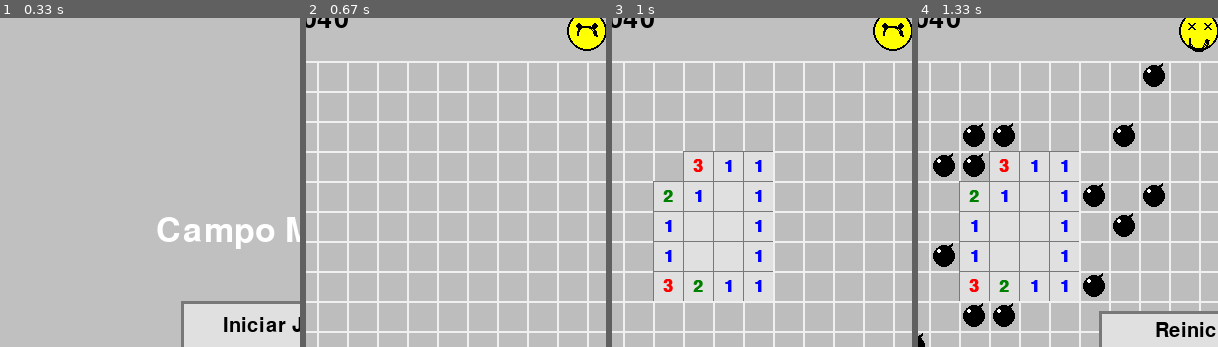
Above: before the commit, frames 1-4 (left to right).
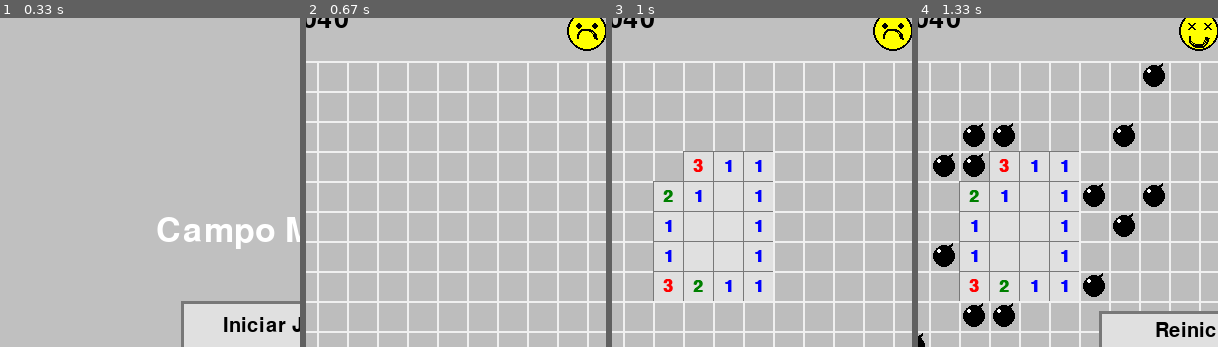
Above: after the commit, the same moments.

Repository: LeonardoMachado1/pygame
Game: pygame game, started from jogo_cg.py
The game is run twice, just before and just after one commit, with the same random seed, the same clock (stepped at 60 frames per second) and the same inputs.
Inputs (mouse positions are % of the whole screen's width and height, from its top left):
- Up to frame 1 (0.33 s): no input
- Up to frame 2 (0.67 s): click (50, 50) at 0.38 s
- Up to frame 3 (1 s): click (19, 35) at 0.72 s
- Up to frame 4 (1.33 s): click (65, 15) at 1.05 s
The pictures show only the part of the screen within x 3-53%, y 2-52%; the shares and areas given below are measured in that part.

Frame 1 is identical in both runs. In frame 2, 0.1% of the frame differs, in the area x 90-98%, y 2-7%; in frame 3, 0.1%; in frame 4, 0.1%, in the area x 90-98%, y 5-11%.

Commit message:
Fixing smiley face. The smile was out of the face when you're dead and too close to the eyes when you're not dead.

Diff:
--- a/jogo_cg.py
+++ b/jogo_cg.py
@@ -7,6 +7,7 @@
 SCREEN_HEIGHT = GRID_SIZE * CELL_SIZE + UI_HEIGHT
 
 class Cell:
+    # Inicializar uma célula na posição (x, y) no grid
     def __init__(self, x, y):
         self.x = x
         self.y = y
@@ -17,12 +18,14 @@
         self.neighbor_mines = 0
         self.reveal_progress = 0
 
+    # Para desenhar o ícone de bomba na célula
     def draw_bomb_icon(self, surface):
         center = self.rect.center
         pygame.draw.circle(surface, BLACK, center, CELL_SIZE // 3 + 1)
         pygame.draw.line(surface, BLACK, (center[0] + 3, center[1] - 8), (center[0] + 8, center[1] - 12), 3)
         pygame.draw.circle(surface, WHITE, (center[0] - 5, center[1] - 5), 2)
 
+    # Desenhar a célula (revelada, oculta, com bandeira, bomba etc.)
     def draw(self, surface, font, game_over=False, mine_clicked=False, dt=0):
         if self.is_revealed:
             if self.reveal_progress < 1:
@@ -66,10 +69,12 @@
             pygame.draw.line(surface, COLOR_MINE, self.rect.topright, self.rect.bottomleft, 3)
 
 class Smiley:
+    # Inicializar o smiley com posição e tamanho
     def __init__(self, x, y, size):
         self.rect = pygame.Rect(x - size // 2, y - size // 2, size, size)
-        self.state = "playing"
-
+        self.state = "playing"      # Pode ser: playing, win, dead, wow
+
+    # Desenha o smiley com base no estado atual (morto, feliz, surpreso etc.)
     def draw(self, surface):
         pygame.draw.circle(surface, (255, 255, 0), self.rect.center, self.rect.width // 2)
         pygame.draw.circle(surface, BLACK, self.rect.center, self.rect.width // 2, 2)
@@ -79,7 +84,7 @@
             for eye in [eye_l_pos, eye_r_pos]:
                 pygame.draw.line(surface, BLACK, (eye[0] - 3, eye[1] - 3), (eye[0] + 3, eye[1] + 3), 2)
                 pygame.draw.line(surface, BLACK, (eye[0] + 3, eye[1] - 3), (eye[0] - 3, eye[1] + 3), 2)
-            pygame.draw.arc(surface, BLACK, self.rect.inflate(-20, -15).move(0, 10), 3.14, 0, 2)
+            pygame.draw.arc(surface, BLACK, self.rect.inflate(-20, -20).move(0, 7), 3.14, 0, 2)
         elif self.state == "win":
             pygame.draw.rect(surface, BLACK, (self.rect.centerx - 15, self.rect.centery - 8, 30, 8))
             pygame.draw.line(surface, BLACK, (self.rect.centerx - 20, self.rect.centery - 4), (self.rect.centerx - 15, self.rect.centery - 4), 2)
@@ -88,7 +93,7 @@
         else:
             pygame.draw.circle(surface, BLACK, eye_l_pos, 3)
             pygame.draw.circle(surface, BLACK, eye_r_pos, 3)
-            pygame.draw.arc(surface, BLACK, self.rect.inflate(-20, -20).move(0, 5), 0, 3.14, 2)
+            pygame.draw.arc(surface, BLACK, self.rect.inflate(-20, -20).move(0, 8), 0, 3.14, 2)
 
     def handle_click(self, pos):
         return self.rect.collidepoint(pos)
